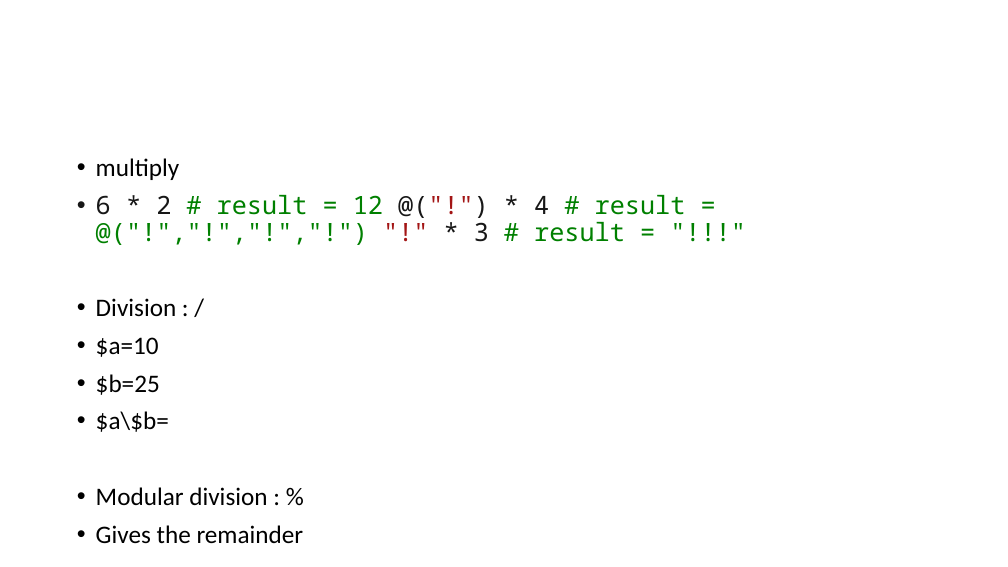
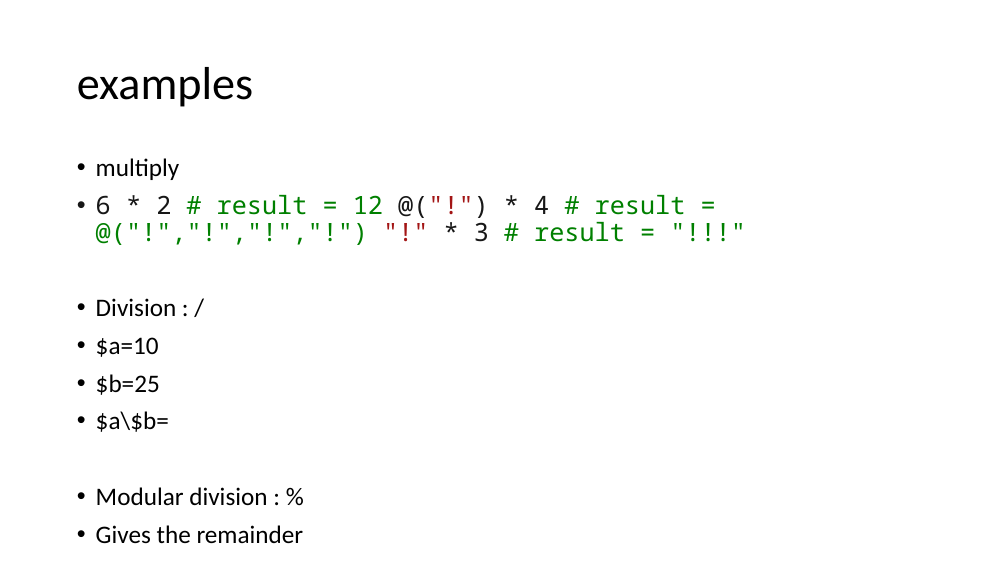
Before and after one commit to heshika/Batch1, a slide deck: slide 17 of Windows Powershell-basics.pptx (slide 16 before the commit). Drawn at 1008x567 pixels with LibreOffice and Linux fonts; fonts in the diff are those of the drawing. Boxes give left, top, right and bottom in pixels: in the first picture for what was removed or moved away, otherwise in the second. Text is boxed around its words. In the diff, an @@ line names an element or a change of style, - is before the commit and + after.

```diff
--- a/Windows Powershell-basics.pptx
+++ b/Windows Powershell-basics.pptx
@@ title added at (77,67,253,107), 44 pt, text #000000 @@
+examples
```
Also in this commit, not shown: 3 other slides changed, 6 slides added, 9 slides removed.
